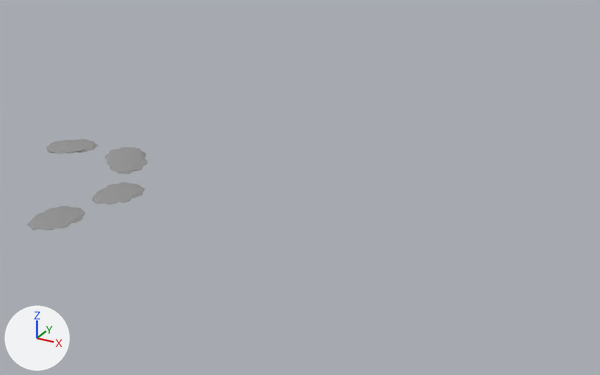
What one commit did to the glTF model public/models/Level1.glb.
One viewpoint serves both versions: a 50 mm lens placed at (1439.0, -1349.0, 907.0), pointed at (413.0, 516.0, -25.0). The axes (+X, +Y, +Z) are drawn at lower left. The lights are the same throughout. Where no turn or scale is listed for an object, it has been applied to the vertices. Vertices at the same position are counted once.

Before the edit, the objects in view are built like this:
```python
me_cloud_001 = bpy.data.meshes.new('cloud.001')
me_cloud_001.from_pydata(...)  # 562 vertices, 1120 faces; spans x -114.0..121.0, y -140.0..157.0, z -13.0..22.0
me_cloud_001.materials.append(mat_default_001)  # grey #959595
me_cloud_002 = bpy.data.meshes.new('cloud.002')
me_cloud_002.from_pydata(...)  # 562 vertices, 1120 faces; spans x -114.0..121.0, y -140.0..157.0, z -13.0..22.0
me_cloud_002.materials.append(mat_default_002)  # grey #959595
me_cloud_003 = bpy.data.meshes.new('cloud.003')
me_cloud_003.from_pydata(...)  # 562 vertices, 1120 faces; spans x -114.0..121.0, y -140.0..157.0, z -13.0..22.0
me_cloud_003.materials.append(mat_default_003)  # grey #959595
me_cloud_004 = bpy.data.meshes.new('cloud.004')
me_cloud_004.from_pydata(...)  # 562 vertices, 1120 faces; spans x -114.0..121.0, y -140.0..157.0, z -13.0..22.0
me_cloud_004.materials.append(mat_default_004)  # grey #959595
ob_cloud = bpy.data.objects.new('cloud', me_cloud_001)
ob_cloud.location = (0.0, 0.0, 0.0)
ob_cloud.scale = (0.5, 0.5, 0.3)
ob_cloud_001 = bpy.data.objects.new('cloud.001', me_cloud_002)
ob_cloud_001.location = (-250.0, 340.0, 35.0)
ob_cloud_001.rotation_euler = (0.0, 0.0, 2.269)  # degrees (0, 0, 130)
ob_cloud_001.scale = (0.5, 0.5, 0.3)
ob_cloud_002 = bpy.data.objects.new('cloud.002', me_cloud_003)
ob_cloud_002.location = (50.0, 175.0, 10.0)
ob_cloud_002.scale = (0.5, 0.5, 0.3)
ob_cloud_003 = bpy.data.objects.new('cloud.003', me_cloud_004)
ob_cloud_003.location = (-60.0, 350.0, 22.0)
ob_cloud_003.rotation_euler = (0.175, 0.0, 0.873)  # degrees (10, 0, 50)
ob_cloud_003.scale = (0.5, 0.5, 0.3)
```
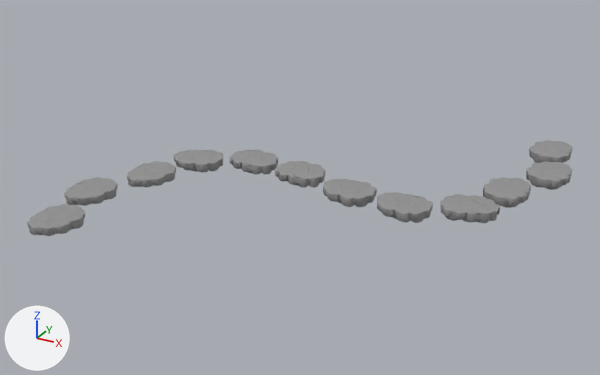
Diff of the bpy script that builds the scene:
```diff
--- a/public/models/Level1.glb.py
+++ b/public/models/Level1.glb.py
@@ me_cloud_001 @@
 # used by ob_cloud; location = (0.0, 0.0, 0.0); scale = (0.5, 0.5, 0.3)
-me_cloud_001.from_pydata(...)  # 562 vertices, 1120 faces; spans x -114.0..121.0, y -140.0..157.0, z -13.0..22.0
+me_cloud_001.from_pydata(...)  # 562 vertices, 1120 faces; spans x -57.0..61.0, y -70.0..78.0, z -31.0..5.0
+# me_cloud_001 part 1: 562 of 562 vertices moved; they spanned x -114.0..121.0, y -140.0..157.0, z -13.0..22.0 and now span x -57.0..61.0, y -70.0..78.0, z -31.0..5.0; mean shift (3.0, -5.0, -8.0); largest move (8.0, 157.0, -4.0) -> (4.0, 78.0, 5.0)
 me_cloud_001.materials.append(mat_default_001)
@@ me_cloud_002 @@
 # used by ob_cloud_001; location = (-250.0, 340.0, 35.0); rotation_euler = (0.0, 0.0, 2.269), in degrees (0, 0, 130); scale = (0.5, 0.5, 0.3)
-me_cloud_002.from_pydata(...)  # 562 vertices, 1120 faces; spans x -114.0..121.0, y -140.0..157.0, z -13.0..22.0
+me_cloud_002.from_pydata(...)  # 562 vertices, 1120 faces; spans x -57.0..61.0, y -70.0..78.0, z -31.0..5.0
+# me_cloud_002 part 2: 562 of 562 vertices moved; they spanned x -114.0..121.0, y -140.0..157.0, z -13.0..22.0 and now span x -57.0..61.0, y -70.0..78.0, z -31.0..5.0; mean shift (3.0, -5.0, -8.0); largest move (8.0, 157.0, -4.0) -> (4.0, 78.0, 5.0)
 me_cloud_002.materials.append(mat_default_002)
@@ me_cloud_003 @@
 # used by ob_cloud_002; location = (50.0, 175.0, 10.0); scale = (0.5, 0.5, 0.3)
-me_cloud_003.from_pydata(...)  # 562 vertices, 1120 faces; spans x -114.0..121.0, y -140.0..157.0, z -13.0..22.0
+me_cloud_003.from_pydata(...)  # 562 vertices, 1120 faces; spans x -57.0..61.0, y -70.0..78.0, z -31.0..5.0
+# me_cloud_003 part 3: 562 of 562 vertices moved; they spanned x -114.0..121.0, y -140.0..157.0, z -13.0..22.0 and now span x -57.0..61.0, y -70.0..78.0, z -31.0..5.0; mean shift (3.0, -5.0, -8.0); largest move (8.0, 157.0, -4.0) -> (4.0, 78.0, 5.0)
 me_cloud_003.materials.append(mat_default_003)
@@ me_cloud_004 @@
 # used by ob_cloud_003; location = (-60.0, 350.0, 22.0); rotation_euler = (0.175, 0.0, 0.873), in degrees (10, 0, 50); scale = (0.5, 0.5, 0.3)
-me_cloud_004.from_pydata(...)  # 562 vertices, 1120 faces; spans x -114.0..121.0, y -140.0..157.0, z -13.0..22.0
+me_cloud_004.from_pydata(...)  # 562 vertices, 1120 faces; spans x -57.0..61.0, y -70.0..78.0, z -31.0..5.0
+# me_cloud_004 part 4: 562 of 562 vertices moved; they spanned x -114.0..121.0, y -140.0..157.0, z -13.0..22.0 and now span x -57.0..61.0, y -70.0..78.0, z -31.0..5.0; mean shift (3.0, -5.0, -8.0); largest move (8.0, 157.0, -4.0) -> (4.0, 78.0, 5.0)
 me_cloud_004.materials.append(mat_default_004)
@@ ob_cloud @@
 ob_cloud.location = (0.0, 0.0, 0.0)
-ob_cloud.scale = (0.5, 0.5, 0.3)
@@ ob_cloud_001 @@
 ob_cloud_001 = bpy.data.objects.new('cloud.001', me_cloud_002)
-ob_cloud_001.location = (-250.0, 340.0, 35.0)
-ob_cloud_001.rotation_euler = (0.0, 0.0, 2.269)  # degrees (0, 0, 130)
-ob_cloud_001.scale = (0.5, 0.5, 0.3)
+ob_cloud_001.location = (-36.0, 168.0, 6.0)
@@ ob_cloud_002 @@
 ob_cloud_002 = bpy.data.objects.new('cloud.002', me_cloud_003)
-ob_cloud_002.location = (50.0, 175.0, 10.0)
-ob_cloud_002.scale = (0.5, 0.5, 0.3)
+ob_cloud_002.location = (35.0, 336.0, 8.0)
@@ ob_cloud_003 @@
 ob_cloud_003 = bpy.data.objects.new('cloud.003', me_cloud_004)
-ob_cloud_003.location = (-60.0, 350.0, 22.0)
-ob_cloud_003.rotation_euler = (0.175, 0.0, 0.873)  # degrees (10, 0, 50)
-ob_cloud_003.scale = (0.5, 0.5, 0.3)
+ob_cloud_003.location = (85.0, 488.0, 10.0)
+ob_cloud_003.rotation_euler = (0.0, 0.0, -1.134)  # degrees (0, 0, -65)
@@ ob_cloud_011 @@
+ob_cloud_011 = bpy.data.objects.new('cloud.011', me_cloud_024)  # 562 vertices, 1120 faces; spans x -60.7..57.0, y -78.3..70.1, z -30.7..4.8; in mat_default_026 (grey #959595)
+ob_cloud_011.location = (984.0, 1022.0, 23.0)
@@ ob_cloud_010 @@
+ob_cloud_010 = bpy.data.objects.new('cloud.010', me_cloud_023)  # 562 vertices, 1120 faces; spans x -60.7..57.0, y -78.3..70.1, z -30.7..4.8; in mat_default_025 (grey #959595)
+ob_cloud_010.location = (1020.0, 855.0, 21.0)
@@ ob_cloud_009 @@
+ob_cloud_009 = bpy.data.objects.new('cloud.009', me_cloud_022)  # 562 vertices, 1120 faces; spans x -60.7..57.0, y -78.3..70.1, z -30.7..4.8; in mat_default_024 (grey #959595)
+ob_cloud_009.location = (949.0, 686.0, 20.0)
@@ ob_cloud_008 @@
+ob_cloud_008 = bpy.data.objects.new('cloud.008', me_cloud_021)  # 562 vertices, 1120 faces; spans x -75.8..69.5, y -66.4..61.2, z -30.7..4.8; in mat_default_023 (grey #959595)
+ob_cloud_008.location = (899.0, 534.0, 19.0)
@@ ob_cloud_007 @@
+ob_cloud_007 = bpy.data.objects.new('cloud.007', me_cloud_020)  # 562 vertices, 1120 faces; spans x -70.1..78.3, y -60.7..57.0, z -30.7..4.8; in mat_default_022 (grey #959595)
+ob_cloud_007.location = (738.0, 465.0, 17.0)
@@ ob_cloud_006 @@
+ob_cloud_006 = bpy.data.objects.new('cloud.006', me_cloud_019)  # 562 vertices, 1120 faces; spans x -70.1..78.3, y -60.7..57.0, z -30.7..4.8; in mat_default_021 (grey #959595)
+ob_cloud_006.location = (574.0, 485.0, 15.0)
@@ ob_cloud_005 @@
+ob_cloud_005 = bpy.data.objects.new('cloud.005', me_cloud_018)  # 562 vertices, 1120 faces; spans x -78.3..70.1, y -57.0..60.7, z -30.7..4.8; in mat_default_020 (grey #959595)
+ob_cloud_005.location = (410.0, 538.0, 14.0)
@@ ob_cloud_004 @@
+ob_cloud_004 = bpy.data.objects.new('cloud.004', me_cloud_017)  # 562 vertices, 1120 faces; spans x -78.3..70.1, y -57.0..60.7, z -30.7..4.8; in mat_default_019 (grey #959595)
+ob_cloud_004.location = (246.0, 557.0, 12.0)
```

Pixel boxes (x1, y1, x2, y2) of what changed, in the pictures (600 x 375 px):
'cloud.003', reshaped, moved, turned, rescaled
    before: (105, 147, 148, 174)
    after: (174, 150, 223, 172)
'cloud.002', reshaped, moved, rescaled (9% narrower, 17% taller)
    before: (91, 182, 145, 204)
    after: (127, 161, 176, 187)
'cloud.001', reshaped, moved, turned, rescaled
    before: (46, 139, 98, 154)
    after: (64, 177, 118, 206)
'cloud.008', added
    after: (440, 194, 500, 223)
'cloud', reshaped, rescaled (32% taller)
    before: (27, 206, 85, 230)
    after: (27, 204, 85, 236)
'cloud.007', added
    after: (377, 192, 433, 223)
'cloud.006', added
    after: (323, 179, 377, 207)
'cloud.009', added
    after: (483, 177, 531, 208)
'cloud.005', added
    after: (275, 161, 325, 188)
'cloud.010', added
    after: (526, 161, 573, 190)
'cloud.004', added
    after: (229, 149, 278, 175)
'cloud.011', added
    after: (529, 141, 573, 163)
